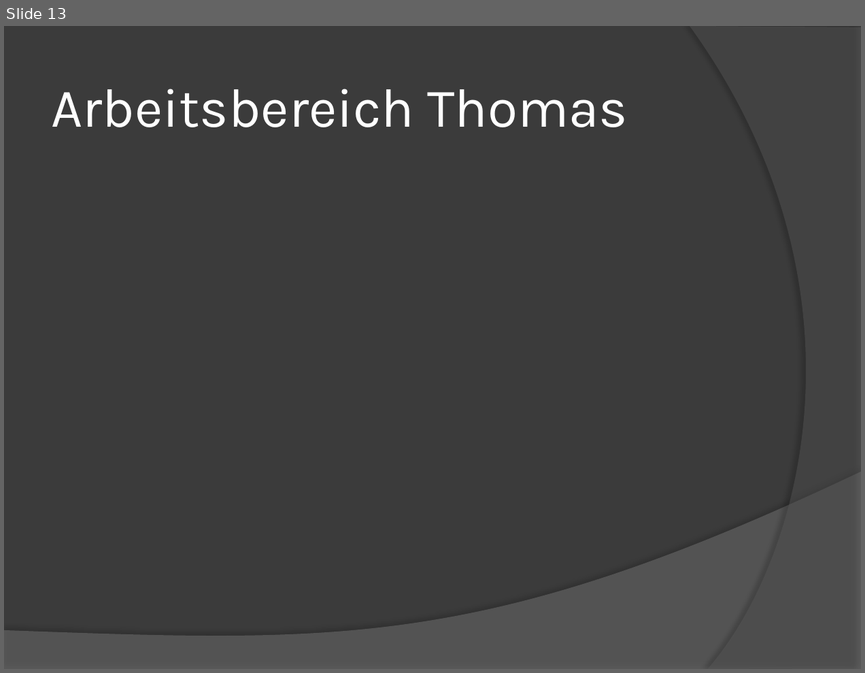
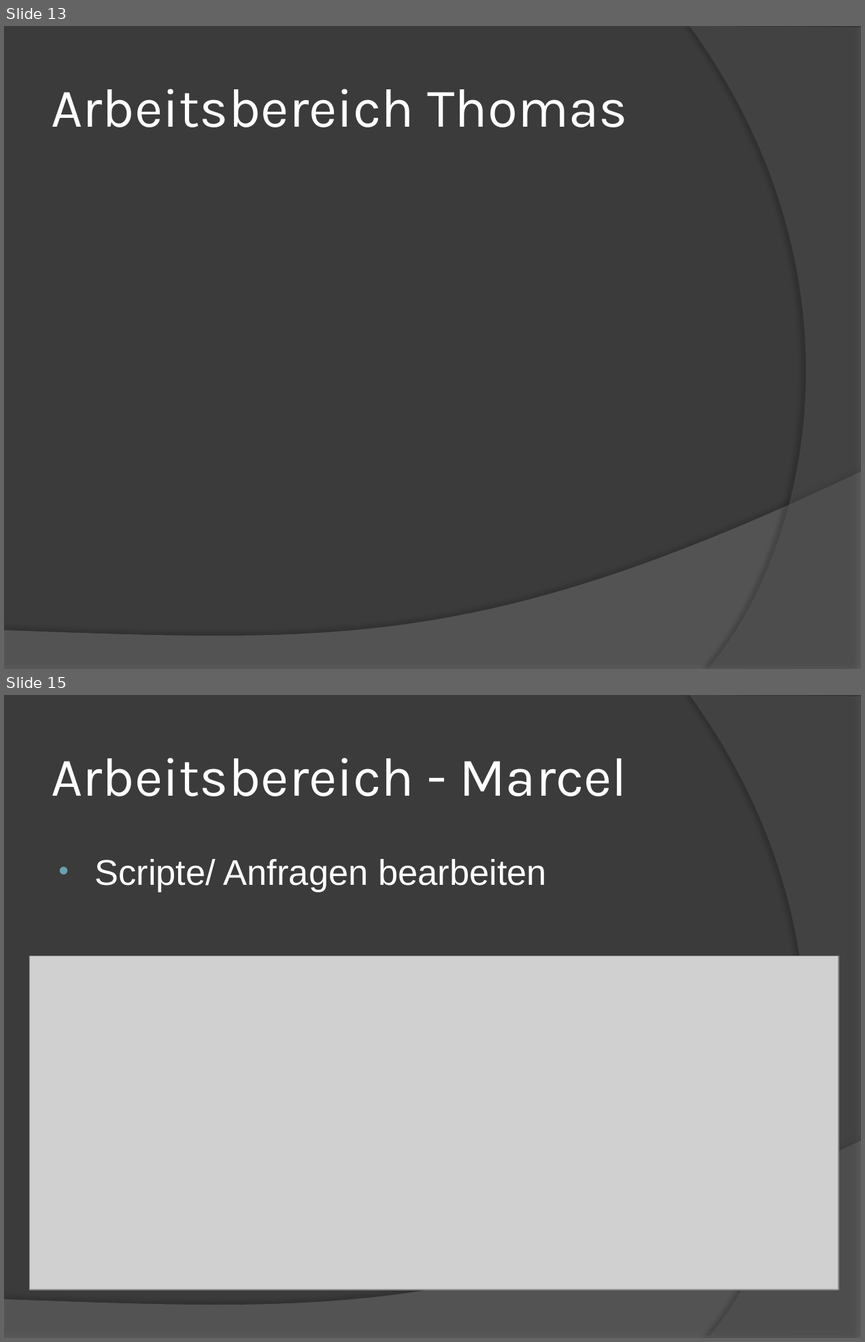
Before and after one commit to mbohlaender/pam, a slide deck: documentation/presentation.pptx. Shown one above the other, each under a label of ours: slide 13 before the commit, slides 13 and 15 after it; the slides between them are not shown. The pictures are 865x673 and 865x1342 pixels, drawn with LibreOffice and Linux fonts; fonts in the diff are those of the drawing; grey boxes stand for pictures. Boxes give left, top, right and bottom in pixels: in the first picture for what was removed or moved away, otherwise in the second. Text is boxed around its words. In the diff, an @@ line names an element or a change of style, - is before the commit and + after.

```diff
--- a/documentation/presentation.pptx
+++ b/documentation/presentation.pptx
@@ slide 15 added at <box>4,695,861,1338</box>, background #3B3B3B; not listed: 2 template elements that a slide beside it also shows @@
@@ title added at <box>51,758,628,796</box>, 46 pt, text #FFFFFF @@
+Arbeitsbereich - Marcel
@@ text added at <box>94,859,547,892</box>, 30 pt, text #FFFFFF @@
+• Scripte/ Anfragen bearbeiten
@@ picture added at <box>30,955,838,1289</box> @@
```
Also in this commit, not shown: 14 other slides changed, 2 other slides added, 1 slide removed.
